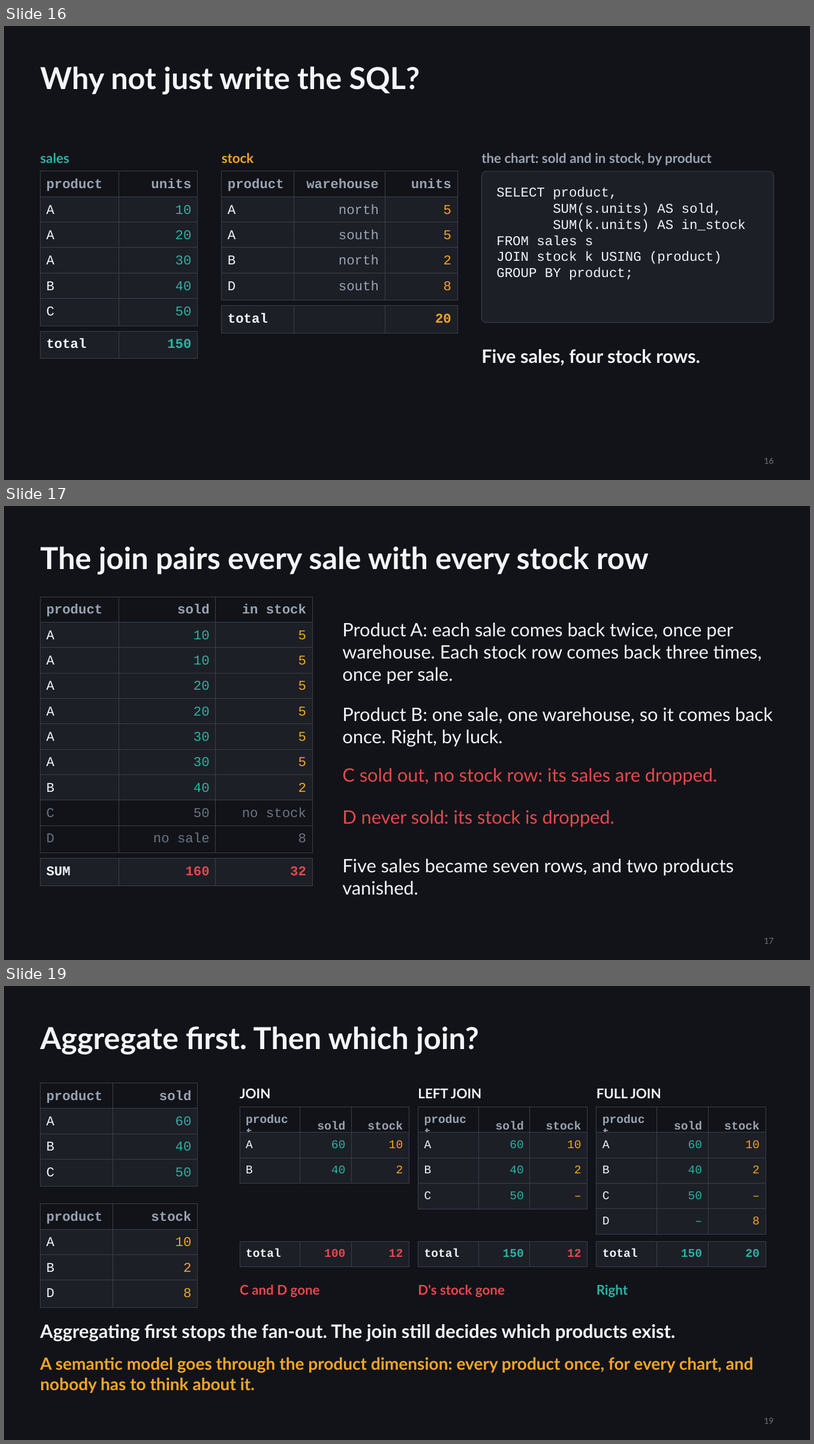
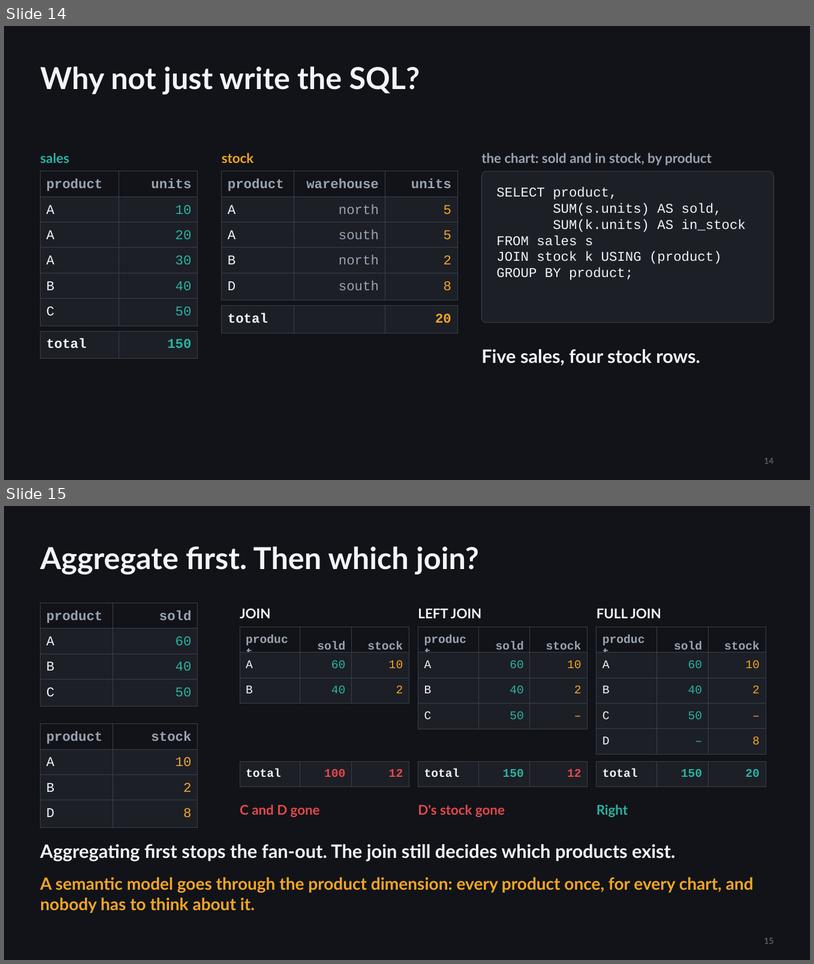
Before and after one commit to djouallah/presentations, a slide deck: analytics-as-code/analytics-as-code.pptx. Shown one above the other, each under a label of ours: slides 16, 17 and 19 before the commit, slides 14 and 15 after it; the slides between them are not shown. The pictures are 814x1444 and 814x964 pixels, drawn with LibreOffice and Linux fonts; fonts in the diff are those of the drawing. Boxes give left, top, right and bottom in pixels: in the first picture for what was removed or moved away, otherwise in the second. Text is boxed around its words. In the diff, an @@ line names an element or a change of style, - is before the commit and + after.

```diff
--- a/analytics-as-code/analytics-as-code.pptx
+++ b/analytics-as-code/analytics-as-code.pptx
@@ slide 17 removed at (x1=4, y1=506, x2=810, y2=960), background #111318 @@
@@ title removed at (x1=40, y1=546, x2=649, y2=574) @@
-The join pairs every sale with every stock row
@@ table removed at (x1=40, y1=597, x2=312, y2=622), 1 rows, 3 columns @@
-product | sold | in stock
@@ table removed at (x1=40, y1=622, x2=312, y2=648), 1 rows, 3 columns @@
-A | 10 | 5
@@ text removed at (x1=342, y1=622, x2=762, y2=684) @@
-Product A: each sale comes back twice, once per warehouse. Each stock row comes back three times, once per sale.
@@ table removed at (x1=40, y1=648, x2=312, y2=673), 1 rows, 3 columns @@
-A | 10 | 5
@@ table removed at (x1=40, y1=673, x2=312, y2=699), 1 rows, 3 columns @@
-A | 20 | 5
@@ table removed at (x1=40, y1=699, x2=312, y2=724), 1 rows, 3 columns @@
-A | 20 | 5
@@ text removed at (x1=342, y1=707, x2=773, y2=747) @@
-Product B: one sale, one warehouse, so it comes back once. Right, by luck.
@@ table removed at (x1=40, y1=724, x2=312, y2=749), 1 rows, 3 columns @@
-A | 30 | 5
@@ table removed at (x1=40, y1=749, x2=312, y2=775), 1 rows, 3 columns @@
-A | 30 | 5
@@ table removed at (x1=40, y1=775, x2=312, y2=800), 1 rows, 3 columns @@
-B | 40 | 2
@@ text removed at (x1=342, y1=768, x2=717, y2=785) @@
-C sold out, no stock row: its sales are dropped.
@@ table removed at (x1=40, y1=800, x2=312, y2=825), 1 rows, 3 columns @@
-C | 50 | no stock
@@ text removed at (x1=342, y1=810, x2=615, y2=827) @@
-D never sold: its stock is dropped.
@@ table removed at (x1=40, y1=825, x2=312, y2=851), 1 rows, 3 columns @@
-D | no sale | 8
@@ table removed at (x1=40, y1=858, x2=312, y2=883), 1 rows, 3 columns @@
-SUM | 160 | 32
@@ text removed at (x1=342, y1=858, x2=734, y2=895) @@
-Five sales became seven rows, and two products vanished.
@@ page number removed at (x1=764, y1=937, x2=774, y2=943) @@
-17
@@ what was slide 16 is now slide 14 @@
@@ page number at (x1=764, y1=457, x2=774, y2=463): text changed @@
-16
+14
@@ what was slide 19 is now slide 15 @@
@@ page number at (x1=764, y1=937, x2=774, y2=943): text changed @@
-19
+15
```
Also in this commit, not shown: 3 other slides removed, 1 other file.
